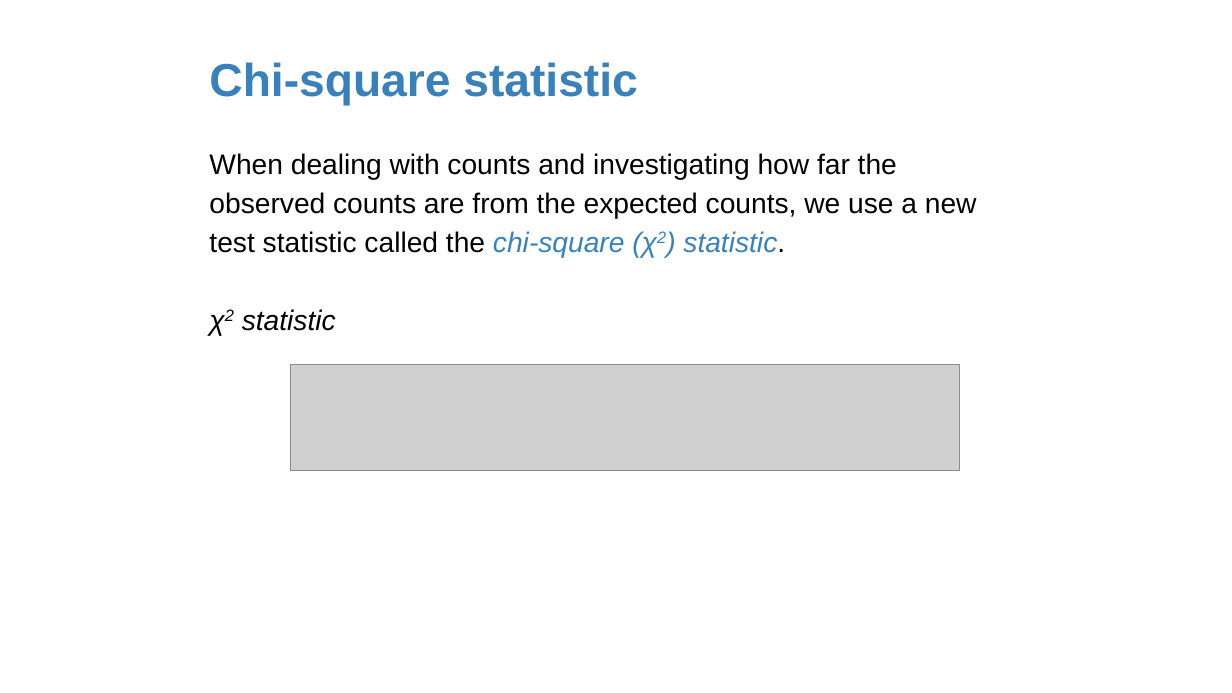
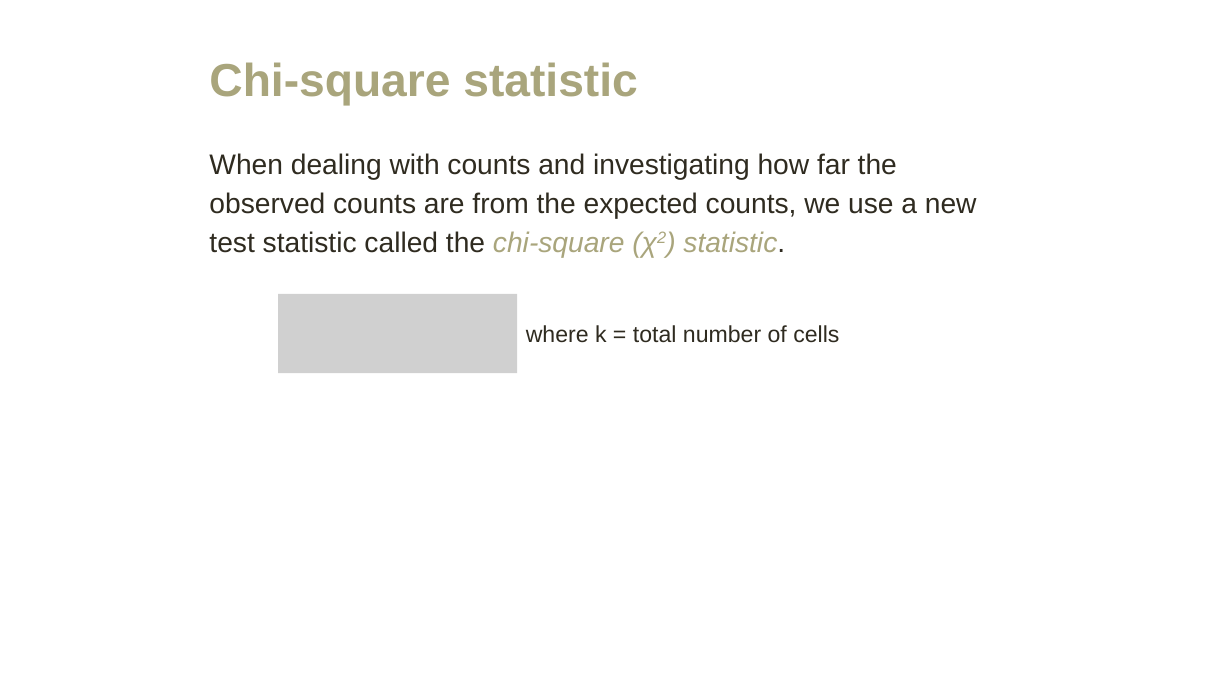
Before and after one commit to amosca01/MATH108-F23, a slide deck: slide 18 of slides/18-difference-many-proportions.pptx (slide 42 before the commit). Drawn at 1232x693 pixels with LibreOffice and Linux fonts; fonts in the diff are those of the drawing; grey boxes stand for pictures. Boxes give left, top, right and bottom in pixels: in the first picture for what was removed or moved away, otherwise in the second. Text is boxed around its words. In the diff, an @@ line names an element or a change of style, - is before the commit and + after.

```diff
--- a/slides/18-difference-many-proportions.pptx
+++ b/slides/18-difference-many-proportions.pptx
@@ title "Chi-square statistic" at <box>209,62,637,106</box>: text colour #3A81BA to #A9A57C @@
@@ text "When dealing with counts and ..." at <box>209,153,977,258</box>: text colour #000000 to #2F2B20 in "When dealing with counts and investigating how ..."; text colour #3A81BA to #A9A57C in "chi-square (χ2) statistic." @@
@@ picture added at <box>278,294,518,373</box> @@
@@ text at <box>242,309,336,331</box>: paragraph removed @@
-χ2 statistic
@@ text added at <box>526,325,839,343</box>, 18 pt, text #2F2B20 @@
+where k = total number of cells
@@ picture removed at <box>291,365,960,470</box> @@
```
Also in this commit, not shown: 65 other slides changed, 13 slides added, 39 slides removed, 6 other files.
